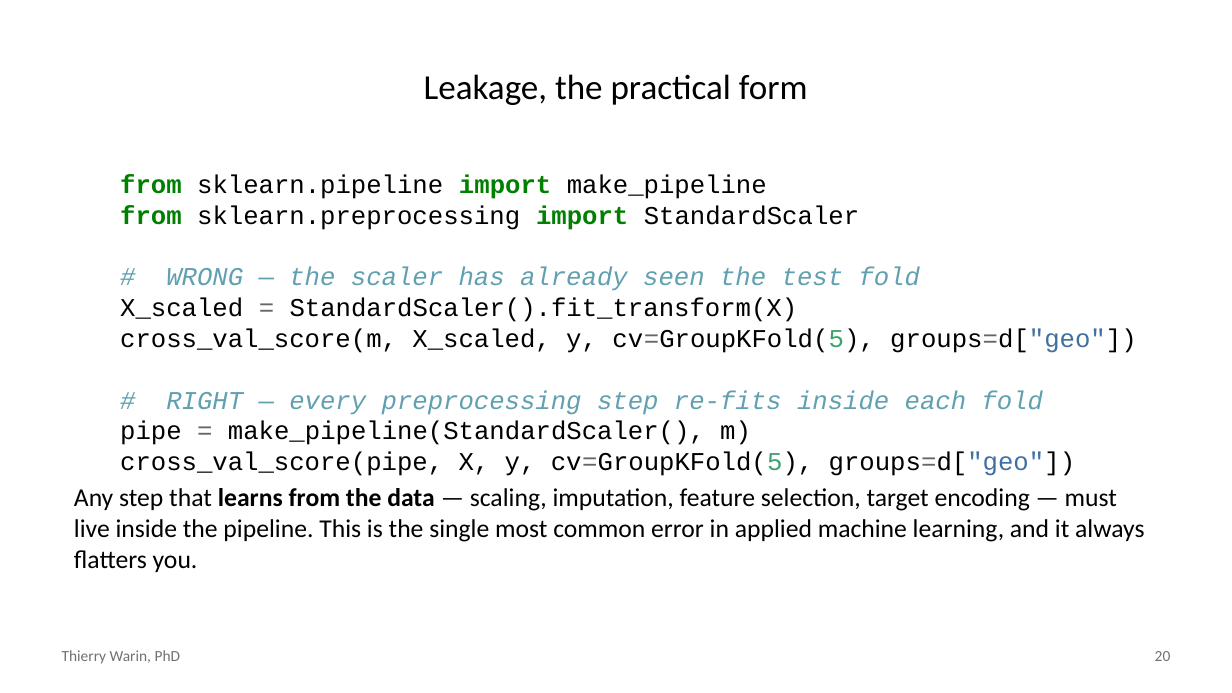
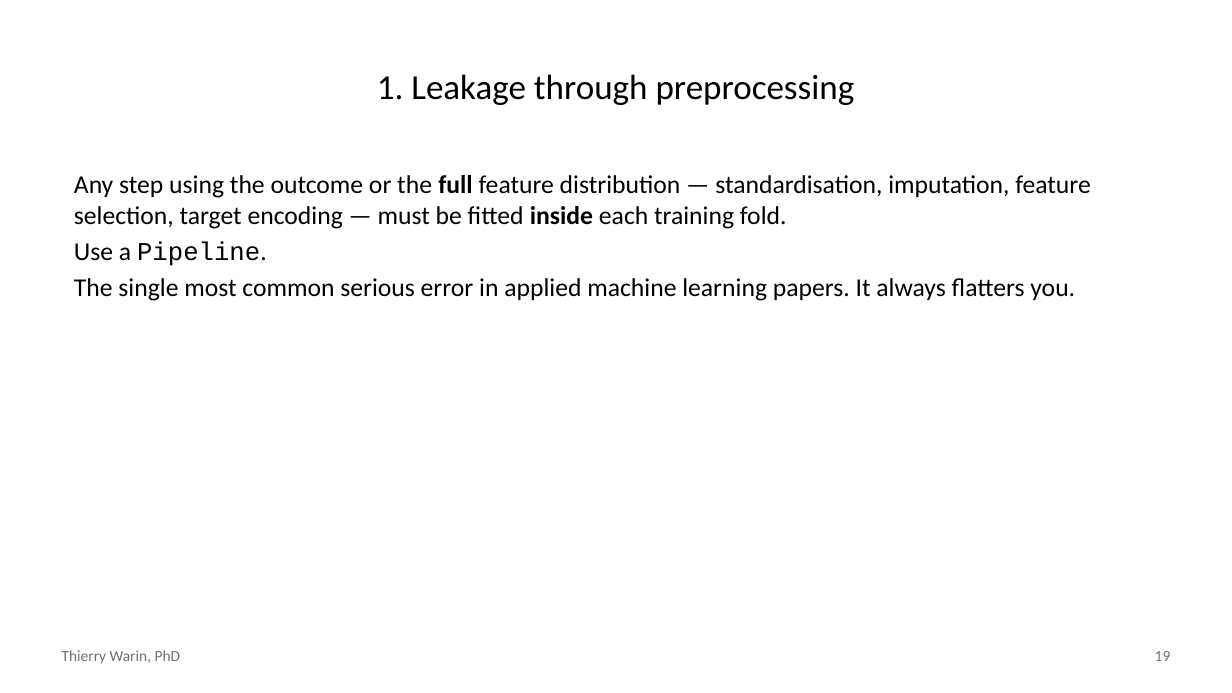
Before and after one commit to warint/quantitative-methods, a slide deck: slide 19 of 04-bias-variance-and-cross-validation/slides.pptx (slide 20 before the commit). Drawn at 1232x693 pixels with LibreOffice and Linux fonts; fonts in the diff are those of the drawing. Boxes give left, top, right and bottom in pixels: in the first picture for what was removed or moved away, otherwise in the second. Text is boxed around its words. In the diff, an @@ line names an element or a change of style, - is before the commit and + after.

```diff
--- a/04-bias-variance-and-cross-validation/slides.pptx
+++ b/04-bias-variance-and-cross-validation/slides.pptx
@@ title at (377,74,855,105): text changed @@
-Leakage, the practical form
+1. Leakage through preprocessing
@@ text at (74,175,1090,301): text changed; font Courier New to Calibri @@
-from sklearn.pipeline import make_pipeline
-from sklearn.preprocessing import StandardScaler
-# WRONG — the scaler has already seen the test fold
-X_scaled = StandardScaler().fit_transform(X)
-cross_val_score(m, X_scaled, y, cv=GroupKFold(5), groups=d["geo"])
-# RIGHT — every preprocessing step re-fits inside each fold
-pipe = make_pipeline(StandardScaler(), m)
-cross_val_score(pipe, X, y, cv=GroupKFold(5), groups=d["geo"])
-Any step that learns from the data — scaling, imputation, feature selection, target encoding — must live inside the pipeline. This is the single most common error in applied machine learning, and it always flatters you.
+Any step using the outcome or the full feature distribution — standardisation, imputation, feature selection, target encoding — must be fitted inside each training fold.
+Use a Pipeline.
+The single most common serious error in applied machine learning papers. It always flatters you.
@@ page number at (1155,651,1171,661): text changed @@
-20
+19
```
Also in this commit, not shown: 8 other slides changed, 16 slides added, 16 slides removed, 4 other files.
